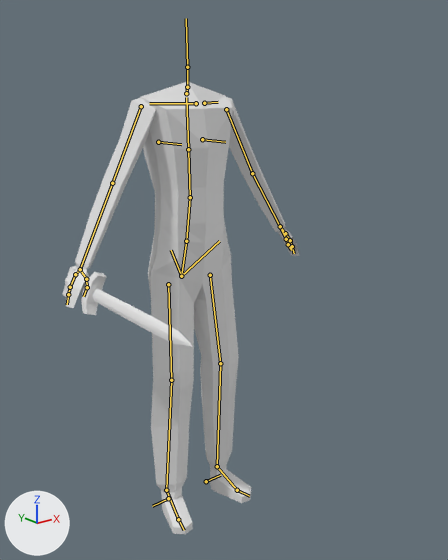
The Blender file salemstalker/Assets/3D/charatermodel/maincharacterblank.blend, before and after one commit.
Both versions are drawn from a camera (50 mm lens) standing at (-1.279, -1.79, 1.63) and looking at (-0.009, -0.203, 0.995). Arrows for +X, +Y and +Z are at lower left; the lights stay in place. The bones that bend it are drawn over the model as lines.
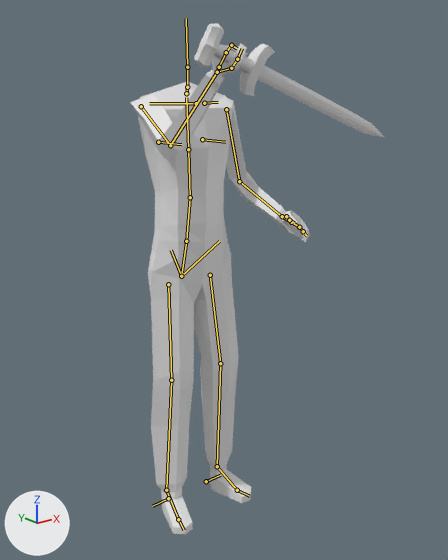
The newer file adds an action. The first version stands in its rest pose; the second is drawn at frame 4 of the action 'parry1'.

Changed parts and their boxes [x1, y1, x2, y2] in the pictures (448 x 560 px):
'Cube.002', posed (23% narrower)
    before: [66, 97, 299, 308]
    after: [130, 43, 310, 242]
'Cylinder', posed (46% wider, 40% taller)
    before: [63, 266, 193, 347]
    after: [194, 23, 384, 137]
bone 'upper_arm.L', root to tip
    before: (226, 109) to (252, 173)
    after: (226, 109) to (239, 181)
bone 'forearm.L', root to tip
    before: (252, 173) to (280, 226)
    after: (239, 181) to (282, 216)
bone 'upper_arm.R', root to tip
    before: (141, 106) to (112, 183)
    after: (141, 106) to (170, 145)
bone 'forearm.R', root to tip
    before: (112, 183) to (80, 269)
    after: (170, 145) to (217, 72)
bone 'hand.R', root to tip
    before: (80, 269) to (75, 274)
    after: (217, 72) to (219, 67)
bone 'hand.R.003', root to tip
    before: (75, 274) to (70, 287)
    after: (219, 67) to (226, 52)
bone 'hand.R.002', root to tip
    before: (70, 287) to (68, 294)
    after: (226, 52) to (231, 45)
bone 'hand.R.001', root to tip
    before: (68, 294) to (67, 304)
    after: (231, 45) to (237, 48)
bone 'forearm.R.001', root to tip
    before: (80, 269) to (86, 279)
    after: (217, 72) to (231, 68)

The change in detail:
Bone 'upper_arm.L' (bone_upper_arm_l) turns from (0, 0, 0) to (-2, 0, -15) degrees about its own x, y and z.
Bone 'forearm.L' (bone_forearm_l) turns from (0, 0, 0) to (62, 8, -15) degrees about its own x, y and z.
Bone 'upper_arm.R' (bone_upper_arm_r) turns from (0, 0, 0) to (62, 1, 17) degrees about its own x, y and z.
Bone 'forearm.R' (bone_forearm_r) turns from (0, 0, 0) to (64, 3, 9) degrees about its own x, y and z.
Bone 'hand.R' (bone_hand_r) turns from (0, 0, 0) to (127, -6, -72) degrees about its own x, y and z.
Bone 'hand.R.003' (bone_hand_r_003) moves from (0.0, 0.0, 0.0) to (-0.004, 0.0, 0.001).
Bone 'hand.R.003' (bone_hand_r_003) turns from (0, 0, 0) to (6, 29, 22) degrees about its own x, y and z.
Bone 'hand.R.002' (bone_hand_r_002) turns from (0, 0, 0) to (-7, 4, 22) degrees about its own x, y and z.
Bone 'hand.R.001' (bone_hand_r_001) turns from (0, 0, 0) to (0, 4, 66) degrees about its own x, y and z.
Bone 'forearm.R.001' (bone_forearm_r_001) moves from (0.0, 0.0, 0.0) to (0.003, -0.003, 0.001).
Bone 'forearm.R.001' (bone_forearm_r_001) turns from (0, 0, 0) to (-107, -19, 123) degrees about its own x, y and z.
